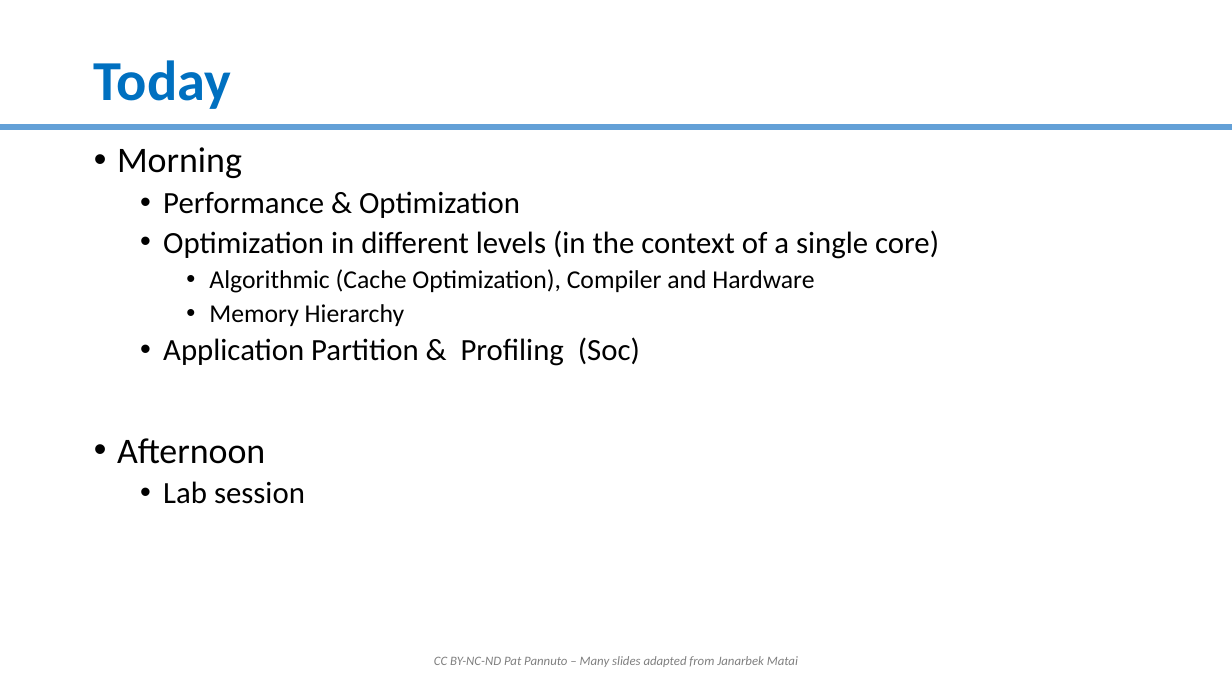
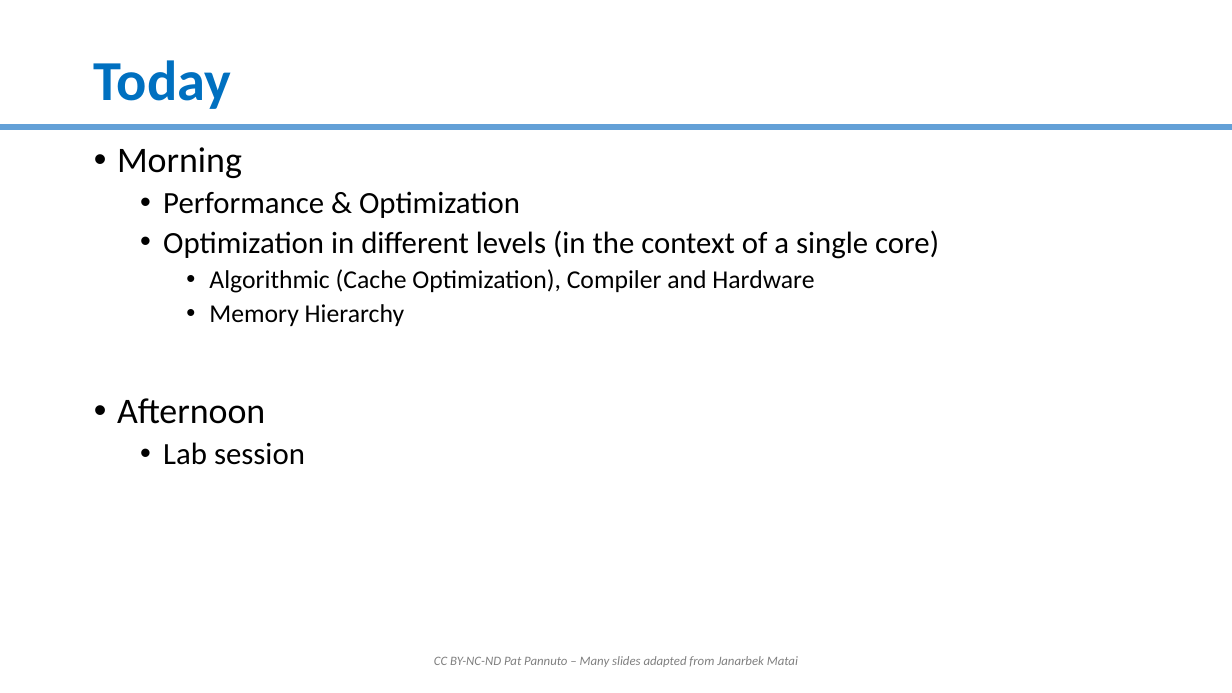
Before and after one commit to ppannuto/patpannuto.com, a slide deck: slide 2 of classes/2022/summer/wes237b/wes237b-su22-02-Performance_Optimization_Jpg.pptx. Drawn at 1232x693 pixels with LibreOffice and Linux fonts; fonts in the diff are those of the drawing. Boxes give left, top, right and bottom in pixels: in the first picture for what was removed or moved away, otherwise in the second. Text is boxed around its words. In the diff, an @@ line names an element or a change of style, - is before the commit and + after.

```diff
--- a/classes/2022/summer/wes237b/wes237b-su22-02-Performance_Optimization_Jpg.pptx
+++ b/classes/2022/summer/wes237b/wes237b-su22-02-Performance_Optimization_Jpg.pptx
@@ text at bbox=[163, 337, 640, 366]: paragraph removed @@
-  • Application Partition & Profiling (Soc)
```
Also in this commit, not shown: 1 other slide changed, 1 other file.
